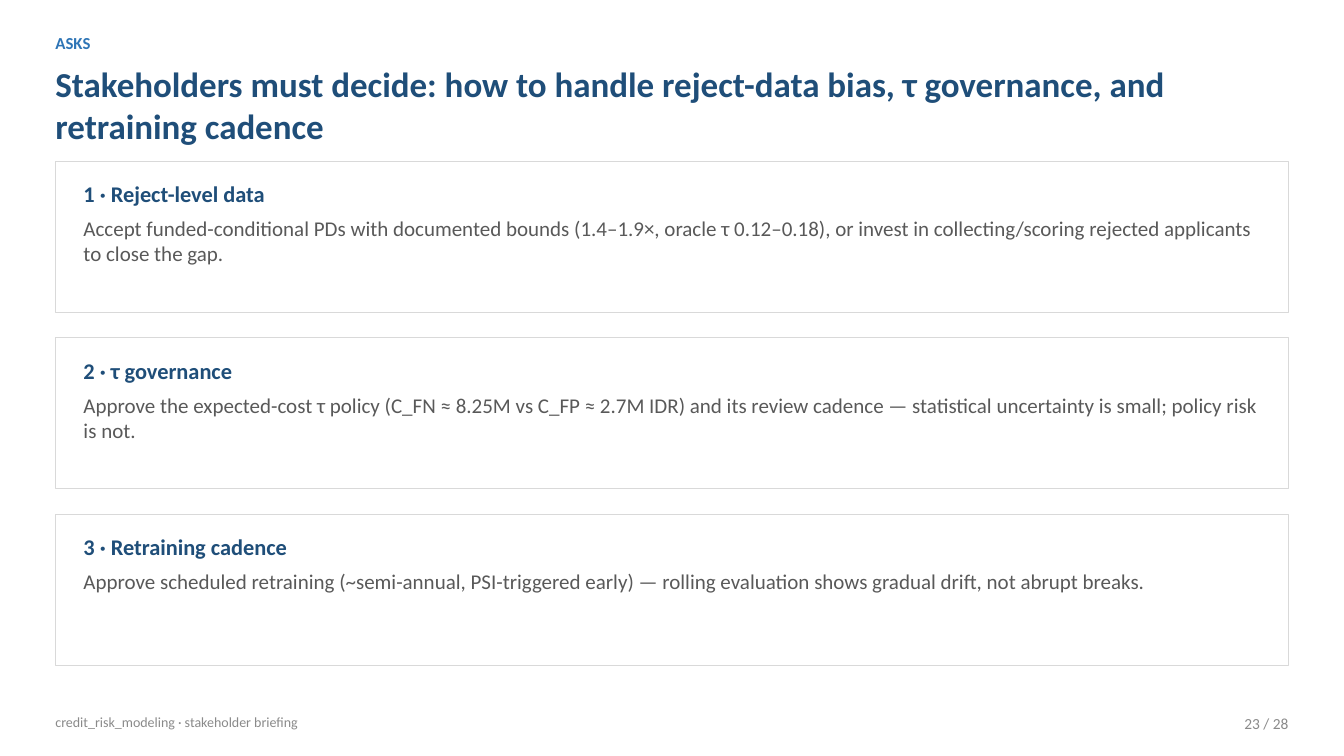
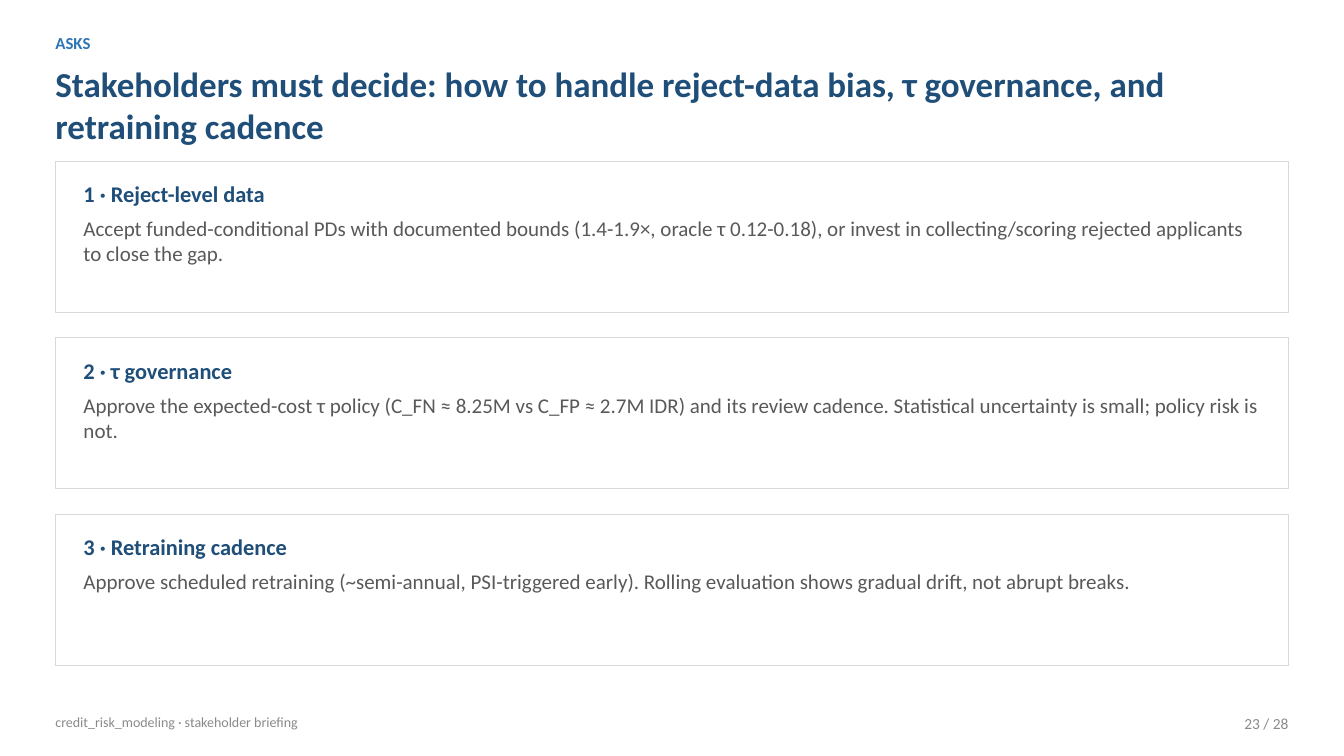
Before and after one commit to tommyalba/credit_risk_idx-partners, a slide deck: slide 23 of presentations/stakeholder_deck.pptx. Drawn at 1344x756 pixels with LibreOffice and Linux fonts; fonts in the diff are those of the drawing. Boxes give left, top, right and bottom in pixels: in the first picture for what was removed or moved away, otherwise in the second. Text is boxed around its words. In the diff, an @@ line names an element or a change of style, - is before the commit and + after.

```diff
--- a/presentations/stakeholder_deck.pptx
+++ b/presentations/stakeholder_deck.pptx
@@ text at <box>83,221,1243,265</box>: text changed @@
-Accept funded-conditional PDs with documented bounds (1.4–1.9×, oracle τ 0.12–0.18), or invest in collecting/scoring rejected applicants to close the gap.
+Accept funded-conditional PDs with documented bounds (1.4-1.9×, oracle τ 0.12-0.18), or invest in collecting/scoring rejected applicants to close the gap.
@@ text at <box>83,398,1257,438</box>: text changed @@
-Approve the expected-cost τ policy (C_FN ≈ 8.25M vs C_FP ≈ 2.7M IDR) and its review cadence — statistical uncertainty is small; policy risk is not.
+Approve the expected-cost τ policy (C_FN ≈ 8.25M vs C_FP ≈ 2.7M IDR) and its review cadence. Statistical uncertainty is small; policy risk is not.
@@ text at <box>83,574,1129,593</box>: text changed @@
-Approve scheduled retraining (~semi-annual, PSI-triggered early) — rolling evaluation shows gradual drift, not abrupt breaks.
+Approve scheduled retraining (~semi-annual, PSI-triggered early). Rolling evaluation shows gradual drift, not abrupt breaks.
```
Also in this commit, not shown: 23 other slides changed, 2 other files.
